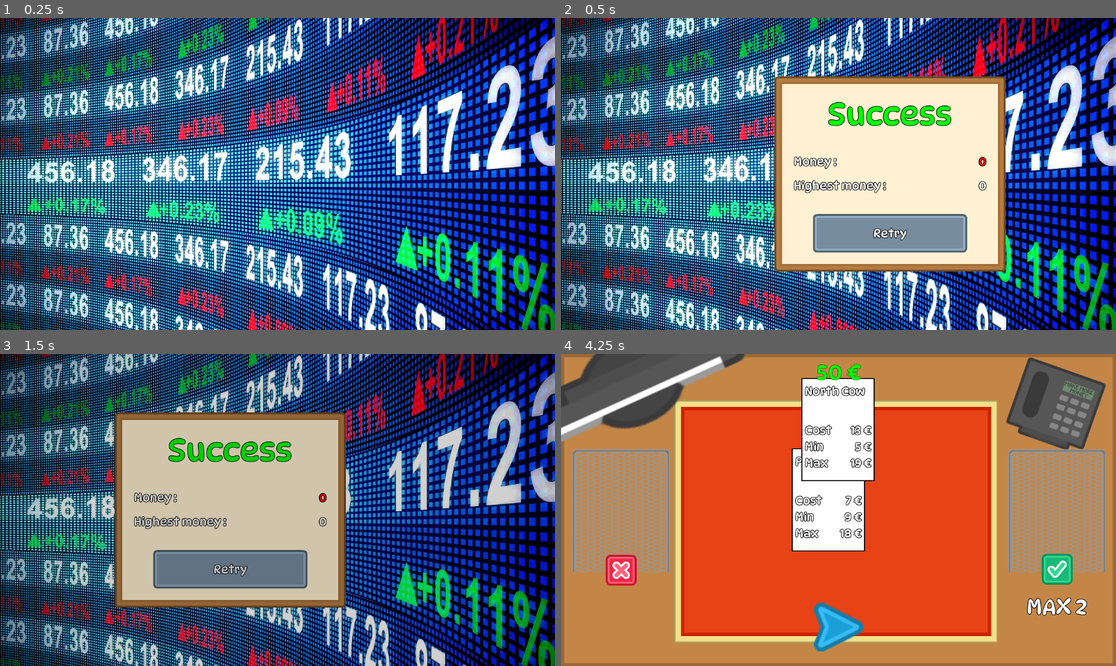
Above: before the commit, frames 1-4 (two rows, left to right).
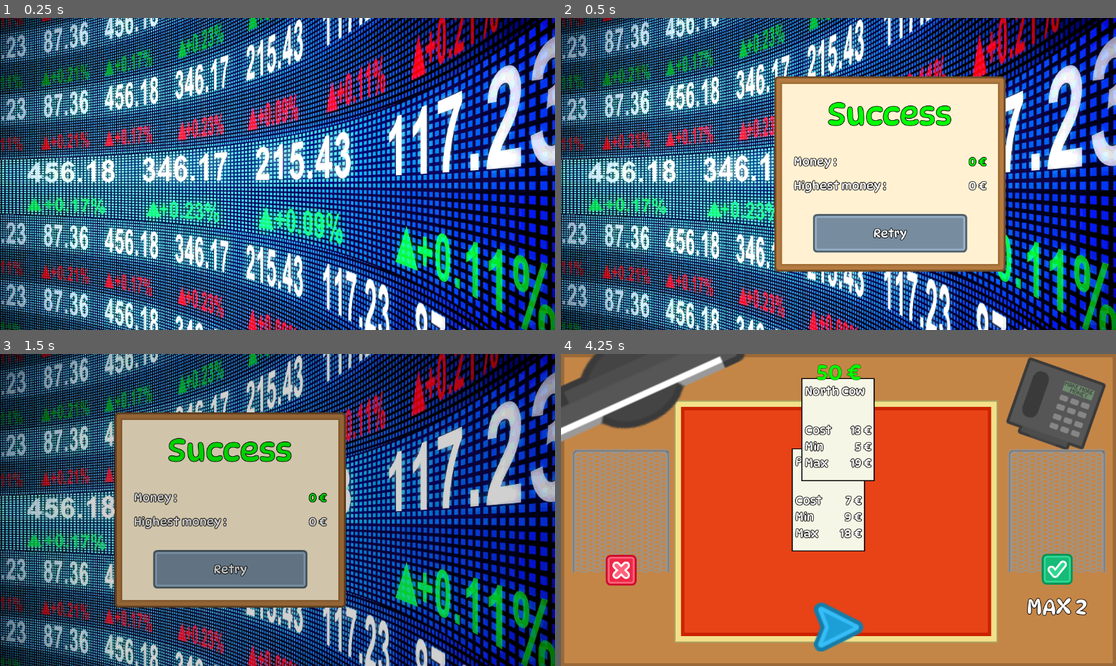
Above: after the commit, the same moments.

Repository: AntDum/MissedOpportunity
Game: Godot game, scene res://scenes/ui/menu/lost_menu.tscn
The game is run twice, just before and just after one commit, with the same random seed, the same clock (stepped at 60 frames per second) and the same inputs. This scene is started directly instead of the project's main scene.
Inputs (mouse positions are in pixels of both pictures, inside the frame that each line leads up to):
- Up to frame 1 (0.25 s): no input
- Up to frame 2 (0.5 s): no input
- Up to frame 3 (1.5 s): click "Retry" at 0.5 s; tap Enter at 1.25 s; move the mouse to (399, 494) at 1.27 s; click (399, 494) at 1.42 s
- Up to frame 4 (4.25 s): click (838, 628) at 2 s; click (838, 628) at 2.75 s; click "GO" at 3.5 s

Frame 1 is identical in both runs. In frame 2, 0.1% of the frame differs, in the area x 73-77%, y 44-56%; in frame 3, 0.1%; in frame 4, 5.5%, in the area x 41-57%, y 8-63%.

Commit message:
best_color

Diff:
--- a/scenes/levels/offer.tscn
+++ b/scenes/levels/offer.tscn
@@ -12,7 +12,7 @@
 
 [sub_resource type="Gradient" id="Gradient_me8d0"]
 offsets = PackedFloat32Array(1)
-colors = PackedColorArray(1, 1, 1, 1)
+colors = PackedColorArray(0.964706, 0.964706, 0.905882, 1)
 
 [sub_resource type="GradientTexture1D" id="GradientTexture1D_pp0wm"]
 gradient = SubResource("Gradient_me8d0")
--- a/scenes/ui/menu/lost_menu.tscn
+++ b/scenes/ui/menu/lost_menu.tscn
@@ -340,6 +340,7 @@
 text = "584639"
 label_settings = SubResource("LabelSettings_gsi3k")
 script = ExtResource("2_4d6ya")
+pattern = "%d €"
 metadata/_custom_type_script = "uid://n6d1b1v73abg"
 
 [node name="BestScoreContainer" type="HBoxContainer" parent="PanelContainer/MarginContainer/VBoxContainer"]
@@ -358,6 +359,7 @@
 layout_mode = 2
 text = "5846839"
 script = ExtResource("2_4d6ya")
+pattern = "%d €"
 metadata/_custom_type_script = "uid://n6d1b1v73abg"
 
 [node name="HSeparator2" type="HSeparator" parent="PanelContainer/MarginContainer/VBoxContainer"]
--- a/scripts/ui/menu/lost_menu.gd
+++ b/scripts/ui/menu/lost_menu.gd
@@ -15,7 +15,7 @@
 		title.label_settings.font_color = Color.RED
 		title.text = "Bankrupt"
 	else:
-		score_value.label_settings.font_color = Color.RED
+		score_value.label_settings.font_color = Color.GREEN
 		title.label_settings.font_color = Color.GREEN
 		title.text = "Success"
 
